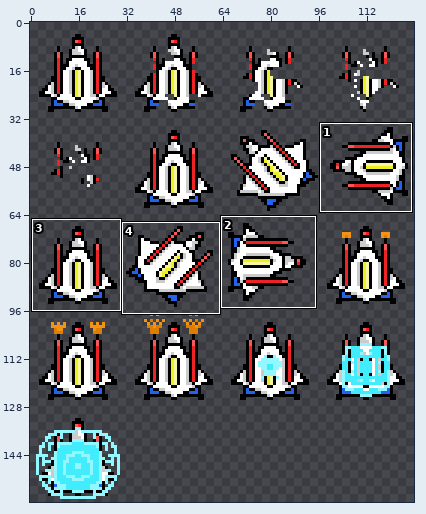
Two versions of one sprite sheet, new-game-project/Ship.png. The first picture is a wide view before the edit; the outline marks the close-up.
Close-up. As it was:
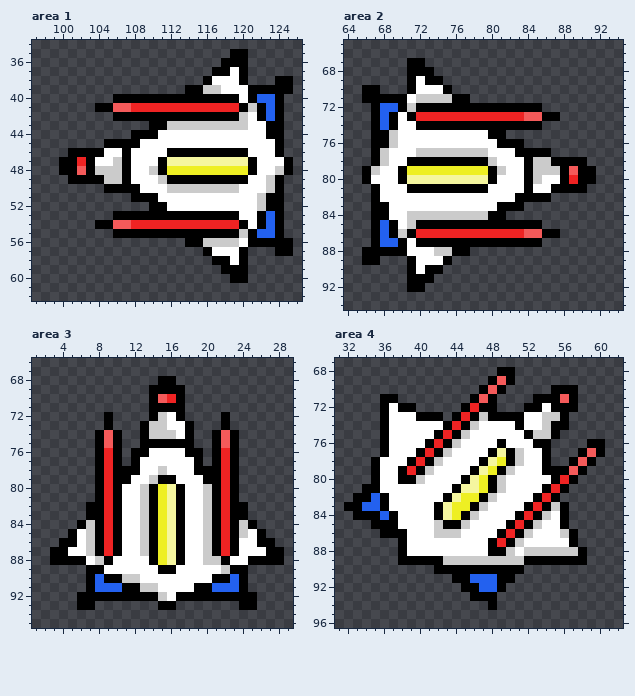
The file is 128x160 pixels. Shown: area 1: x 97..126, y 34..62; area 2: x 64..94, y 65..94; area 3: x 1..29, y 66..95; area 4: x 31..62, y 67..96. The commit also changed other parts of the picture, which this record leaves out.
And afterwards:
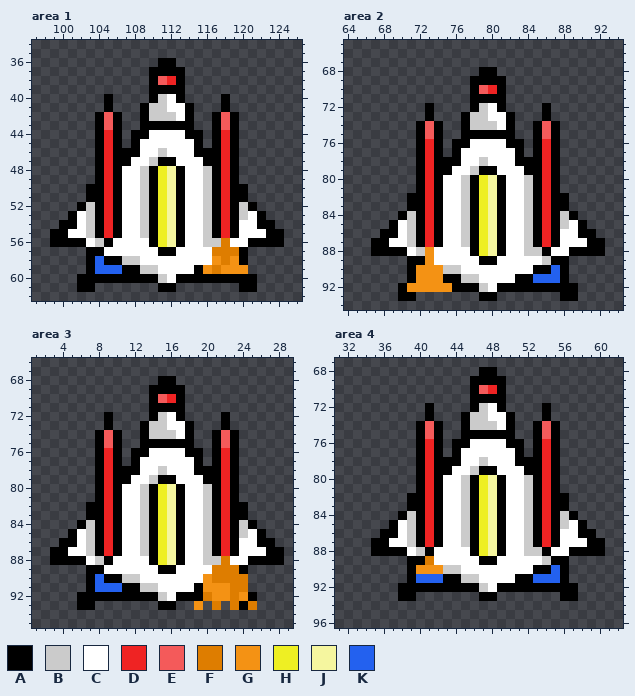
Palette (. is transparent): A #000000  B #cbcbcb  C #ffffff  D #ef2323  E #f45a5a  F #de7d00  G #f49214  H #eeef23  J #f5f69f  K #2361ef
What changed:
Changed rows in their new state; - is an unchanged pixel.
Area 1:
first column x 99:
35 --------------------..-----
36 ------------AA-----...-----
37 -----------AAAA---....-----
38 -----------AEDA--.....---..
39 -----------AAAA............
40 ------A....-BC-....-......-
41 -----.-...ABBCCA...A......-
42 -----AE-..-BBBC-..-E-.....-
43 -----AEA--A--AAA..AEA.....-
44 -----ADA---C---AA.ADA.....-
45 -----AD-.-------A.ADA.....-
46 --...-DA-A--BCCC---D-.....-
47 -....ADA---B-ACCCAADA......
48 -....ADAC-BAHJACCBADA......
49 --...-DAC-BAHJ-CCB-D-.....-
50 ----AAD-CCBAHJACC-ADAA....-
51 ----AADACCB-HJA--BADAA....-
52 ---ABADACCB-HJA--BADABA...-
53 --ACBAD-CCB-HJ-CCB-D-B--..-
54 -AACB-DACCBAHJACCBA-AC--A.-
55 AACCBAD-CCB-HJ-CCB-D-CCCA--
56 AAAACBACCCCAHJACC--FC-----.
57 ----AACCCCCCAACCCCFFF----..
58 ----AKAABBCCCCCCCCGFG------
59 ----AKKKAABBCCCCAGFGGG-----
60 ---AAAAAAAAABCAAAAAA--A----
61 ---AA-------AA-------AA----
Area 2:
first column x 66:
67 -----..--------------------
68 -----...-----AA------------
69 -----....---AAAA-----------
70 ..---.....--AEDA-----------
71 ............AAAA-----------
72 -......-....-BC-....A------
73 -......A...ABBCCA...-.-----
74 -.....-E-..-BBBC-..-EA-----
75 -.....AEA..AAA--A--AEA-----
76 -.....ADA.AA---C---ADA-----
77 -.....ADA.ACCC----.-DA-----
78 -.....-D---CCBC--A-AD-...--
79 ......ADAACCBA-C---ADA....-
80 ......ADACCBAHJA--BADA....-
81 -.....-D-CCB-HJA--BAD-...--
82 -....AADA--BAHJA-CB-DAA----
83 -....AADA--BAHJ-CCBADAA----
84 -...A-ADACC-AHJ-CCBADABA---
85 -..----D-CCB-HJ-CCB-DABCA--
86 -.A-CBA-ACCBAHJACCBAD-CCAA-
87 --ACCB-D-CCB-HJ-CCB-DACCCAA
88 .-----BGCCCCAHJACCBBACCAAAA
89 ..----AG-CCCCAACCCCCBAA----
90 ------GGGBBCCCCCCCCAAKA----
91 ------GGGAABBCCCCAAKKKA----
92 ----AGGGGGAAABCAAAAAAAAA---
93 ----AA-------AA-------AA---
Area 3:
first column x 19:
88 ---F---
89 --FFF--
90 -GFFFF-
91 -GGGFF-
92 -FGGFG-
93 G-F-F-F
Area 4:
first column x 32:
68 ---------------AA..----------
69 --------------AA-A.----------
70 --------------AED------...---
71 ----..---------A-A---.....---
72 ----....-A---.ABCA--..A...---
73 ----.....-.-.AB-CC-...A..----
74 ----....AEA..--BB-A..AE-.----
75 ----....AE-..AAAAAA..AE------
76 ----....ADA.AA---CAA.-DA---..
77 ----....---.A---CCCA.ADA--...
78 ---.....ADAAA--BCCCAAADA-...-
79 ---.....-DAA--BAACC-AAD-...--
80 ---.....ADA--BA-JA--BAD-..---
81 --......ADA-CBA-JA--BADA.----
82 -......AADACCBAHJA--B---A----
83 .......AAD-CCB-HJA--BADA-----
84 -.....ABAD-CCBAHJA-CB-DABA---
85 ---..--BADACC-AHJACCBADABCA--
86 ------CBADACCBAHJ-CC-ADACCAA-
87 ---AACCBADA--BAHJACCBADA-CCAA
88 ---AAA--BA----AHJ-C---ACCA-AA
89 ------.--FCCCCCAACCCCCB--..--
90 -------AGGGBBCCCCCCCCAAKA----
91 -------AKKKA-BBCCCCAAKKKA----
92 ------AAAAAAA--BC-AAAAAAAA---
93 ------AA------.---------AA---
94 ----------------.------------
